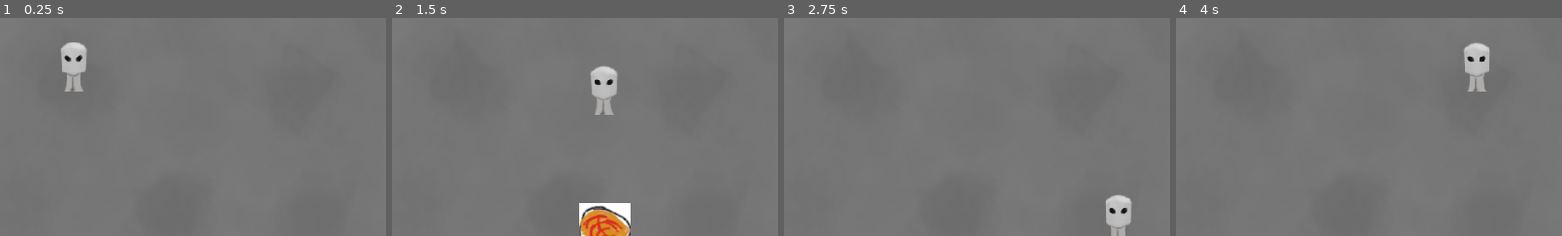
Above: before the commit, frames 1-4 (left to right).
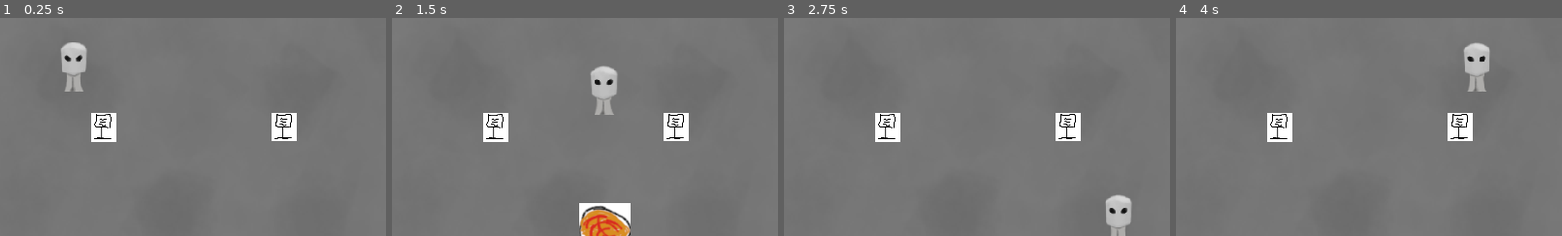
Above: after the commit, the same moments.

Repository: m-at-FNSPE/fitgamejam-team10
Game: Godot game, scene res://Game.tscn
Same seed, same stepped clock (60 frames per second), same inputs: the game is played once before the commit and once after it.
Inputs:
- Up to frame 1 (0.25 s): no input
- Up to frame 2 (1.5 s): tap Enter at 0.5 s; hold D (movement_right) 0.53-1.28 s; tap M (rune_bottom_mid) at 0.6 s; hold S (movement_down) from 1.28 s (still down); tap Space (rune_confirm) at 1.35 s
- Up to frame 3 (2.75 s): release S (movement_down) at 2.03 s; hold D (movement_right) from 2.03 s (still down); tap J (rune_mid_mid) at 2.1 s
- Up to frame 4 (4 s): release D (movement_right) at 2.78 s; hold W (movement_up) 2.78-3.53 s; tap U (rune_top_mid) at 2.85 s; hold A (movement_left) from 3.53 s (still down); tap M (rune_bottom_mid) at 3.6 s
The pictures show only the part of the screen within x 10-60%, y 24-74%; the shares and areas given below are measured in that part.

The runs differ from the first frame. In frame 1, 1.7% of the frame differs, in the area x 23-77%, y 43-57%; in frame 2, 1.7%; in frame 3, 1.7%; in frame 4, 1.7%.

Commit message:
Work on rooms

Diff:
--- a/DungeonGeneration/Room.gd
+++ b/DungeonGeneration/Room.gd
@@ -3,16 +3,89 @@
 
 # Declare member variables here. Examples:
 
-var base_offset: Vector2
+const map_size = Vector2(4,4) # from 0 to the value including
 
-func init(x, y):
-	base_offset = Vector2(x,y)
+var room_layout
+
+var current_position
+
+
+
+func generate_layout():
+	# 0 empty, 1 random room, 2 spawm, 3 boss, 4 reading
+	room_layout = [	[3, "f", "s", "g", 4],
+					[0, 0, "h", 0, 0],
+					[0, 0, "f", 0, 0],
+					[0, 0, "s", 0, 0],
+					[0, 4, 2, 0, 0]]
+	current_position = Vector2(4,2)
 
 # Called when the node enters the scene tree for the first time.
 func _ready():
-	pass # Replace with function body.
+	disable_prefabs()
+
+	generate_layout()
+
+	generate_room()
+
+func disable_prefabs():
+	for i in $PREFABS.get_children():
+		i.hide()
+		i.set_process(false)
+
+func generate_room():
+	match typeof(room_layout[current_position.x][current_position.y]):
+		TYPE_STRING:
+			generate_room_hashed()
+		TYPE_INT:
+			generate_prefab_room()
+	add_doors()
 
 
-# Called every frame. 'delta' is the elapsed time since the previous frame.
-#func _process(delta):
-#	pass
+
+
+func generate_room_hashed():
+	pass
+
+
+func generate_prefab_room():
+	match room_layout[current_position.x][current_position.y]:
+		2:
+			generate_start_room()
+		3:
+			generate_boss_room()
+		4:
+			generate_lactern_room()
+
+func generate_start_room():
+	$PREFABS/START.show()
+	$PREFABS/START.set_process(true)
+
+func generate_boss_room():
+	pass
+
+func generate_lactern_room():
+	$PREFABS/LACTERN.show()
+	$PREFABS/LACTERN.set_process(true)
+
+func add_doors():
+	if current_position.x != 0 and room_layout[current_position.x - 1][current_position.y]:
+		enable_north_door()
+	if current_position.x != map_size.x and room_layout[current_position.x + 1][current_position.y]:
+		enable_south_door()
+	if current_position.y != 0 and room_layout[current_position.x][current_position.y - 1]:
+		enable_west_door()
+	if current_position.x != map_size.y and room_layout[current_position.x][current_position.y + 1]:
+		enable_east_door()
+
+func enable_north_door():
+	pass
+
+func enable_south_door():
+	pass
+
+func enable_west_door():
+	pass
+
+func enable_east_door():
+	pass
--- a/DungeonGeneration/Room.tscn
+++ b/DungeonGeneration/Room.tscn
@@ -1,8 +1,9 @@
-[gd_scene load_steps=8 format=2]
+[gd_scene load_steps=13 format=2]
 
 [ext_resource path="res://DungeonGeneration/Room_Plain.png" type="Texture" id=1]
 [ext_resource path="res://DungeonGeneration/Room.gd" type="Script" id=2]
 [ext_resource path="res://RuneTablet/debugUI.png" type="Texture" id=3]
+[ext_resource path="res://Pedastal/Pedastal.tscn" type="PackedScene" id=4]
 
 [sub_resource type="RectangleShape2D" id=1]
 extents = Vector2( 659.188, 54.5 )
@@ -16,8 +17,23 @@
 [sub_resource type="RectangleShape2D" id=4]
 extents = Vector2( 44.9688, 438.5 )
 
+[sub_resource type="RectangleShape2D" id=5]
+extents = Vector2( 137, 57.75 )
+
+[sub_resource type="RectangleShape2D" id=6]
+extents = Vector2( 32.75, 107 )
+
+[sub_resource type="RectangleShape2D" id=7]
+extents = Vector2( 33.5, 138 )
+
+[sub_resource type="RectangleShape2D" id=8]
+extents = Vector2( 108, 19.5 )
+
 [node name="Room" type="Node2D"]
 script = ExtResource( 2 )
+__meta__ = {
+"_edit_lock_": true
+}
 
 [node name="DEBUG" type="Sprite" parent="."]
 visible = false
@@ -34,6 +50,7 @@
 }
 
 [node name="Walls" type="Node2D" parent="."]
+visible = false
 
 [node name="StaticBody2D" type="StaticBody2D" parent="Walls"]
 
@@ -58,3 +75,52 @@
 [node name="CollisionShape2D" type="CollisionShape2D" parent="Walls/StaticBody2D4"]
 position = Vector2( 59.9688, 559.5 )
 shape = SubResource( 4 )
+
+[node name="PREFABS" type="Node2D" parent="."]
+__meta__ = {
+"_edit_lock_": true
+}
+
+[node name="BOSS" type="Node2D" parent="PREFABS"]
+
+[node name="LACTERN" type="Node2D" parent="PREFABS"]
+
+[node name="Pedastal" parent="PREFABS/LACTERN" instance=ExtResource( 4 )]
+position = Vector2( 687, 534 )
+
+[node name="START" type="Node2D" parent="PREFABS"]
+
+[node name="Pedastal" parent="PREFABS/START" instance=ExtResource( 4 )]
+position = Vector2( 459, 527 )
+
+[node name="Pedastal2" parent="PREFABS/START" instance=ExtResource( 4 )]
+position = Vector2( 906, 526 )
+
+[node name="Doors" type="Node2D" parent="."]
+__meta__ = {
+"_edit_lock_": true
+}
+
+[node name="North" type="Area2D" parent="Doors"]
+
+[node name="CollisionShape2D" type="CollisionShape2D" parent="Doors/North"]
+position = Vector2( 668, 76 )
+shape = SubResource( 5 )
+
+[node name="West" type="Area2D" parent="Doors"]
+
+[node name="CollisionShape2D" type="CollisionShape2D" parent="Doors/West"]
+position = Vector2( 80, 510 )
+shape = SubResource( 6 )
+
+[node name="East" type="Area2D" parent="Doors"]
+
+[node name="CollisionShape2D" type="CollisionShape2D" parent="Doors/East"]
+position = Vector2( 1273, 532 )
+shape = SubResource( 7 )
+
+[node name="South" type="Area2D" parent="Doors"]
+
+[node name="CollisionShape2D" type="CollisionShape2D" parent="Doors/South"]
+position = Vector2( 719, 997.5 )
+shape = SubResource( 8 )
--- a/Pedastal/Pedastal.tscn
+++ b/Pedastal/Pedastal.tscn
@@ -6,6 +6,7 @@
 radius = 281.064
 
 [node name="Pedastal" type="Area2D"]
+scale = Vector2( 0.316939, 0.316939 )
 
 [node name="Sprite" type="Sprite" parent="."]
 position = Vector2( -2.00001, 2.29999 )
--- a/Player/Player.gd
+++ b/Player/Player.gd
@@ -82,6 +82,8 @@
 	manadecay_buffer -= delta
 	if manadecay_buffer < 0:
 		mana -= delta
+	if mana < 0:
+		mana = 0
 
 func movement_controller(delta):
 	input = Vector2.ZERO
